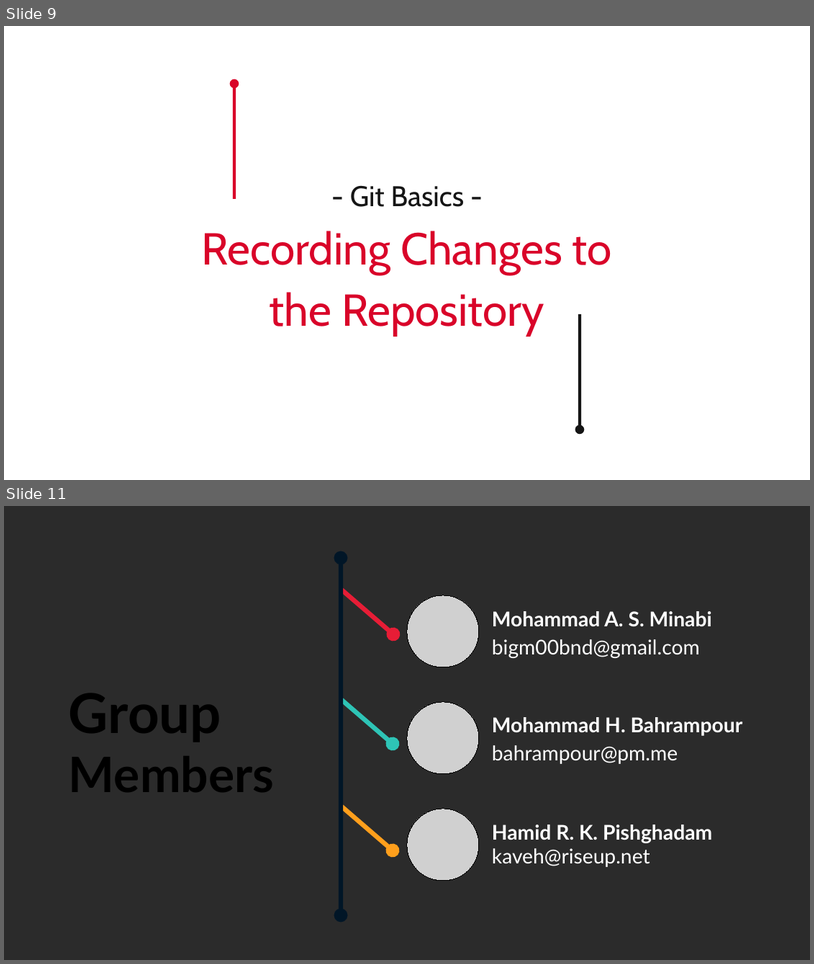
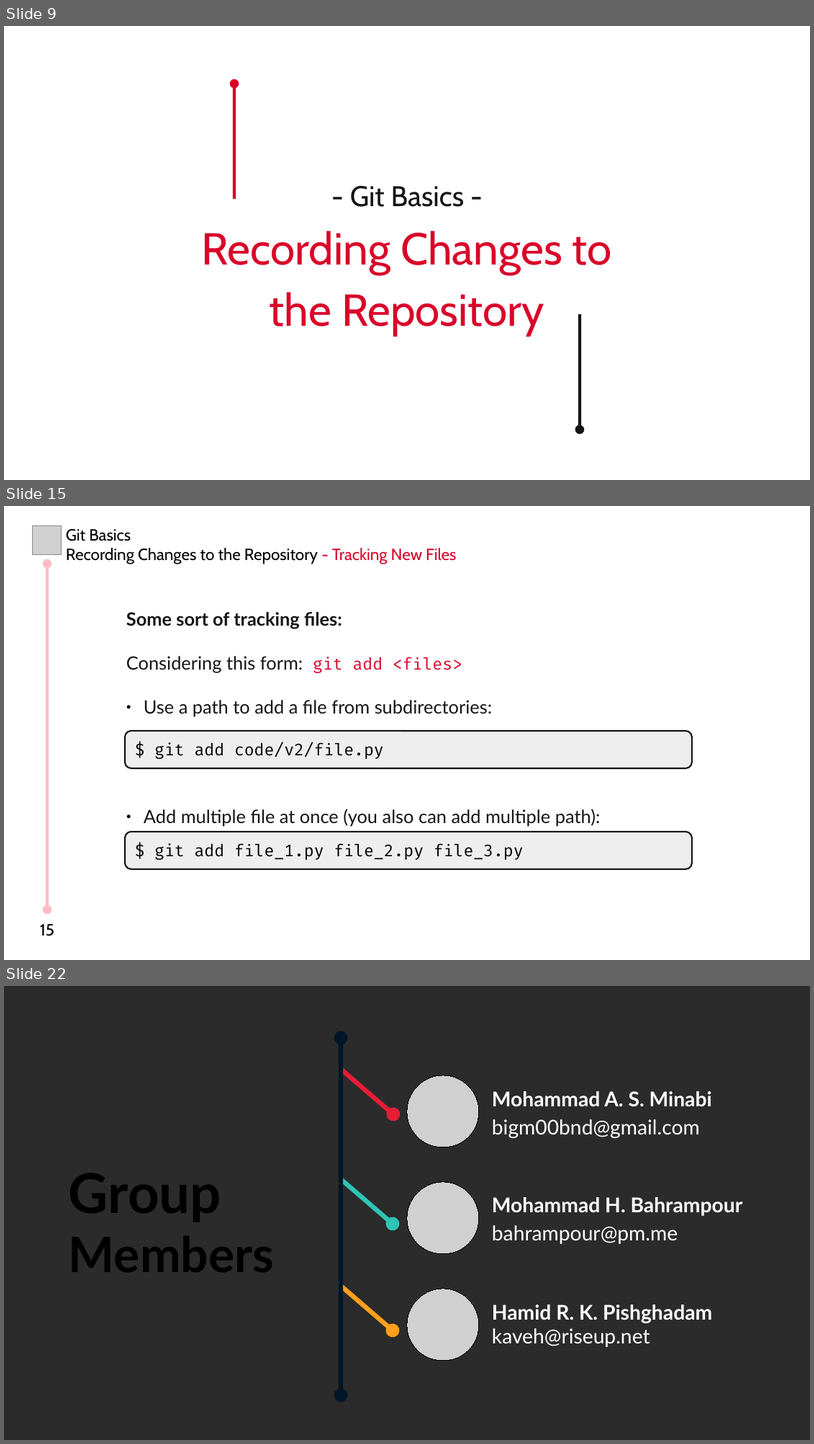
Before and after one commit to MHBahrampour/git-presentation-files, a slide deck: Chapter 2/Chapter 2.odp. Shown one above the other, each under a label of ours: slides 9 and 11 before the commit, slides 9, 15 and 22 after it; the slides between them are not shown. The pictures are 814x964 and 814x1444 pixels, drawn with LibreOffice and Linux fonts; fonts in the diff are those of the drawing; grey boxes stand for pictures; background and template pictures are left out; a plain dark background stands for a picture behind light text. Boxes give left, top, right and bottom in pixels: in the first picture for what was removed or moved away, otherwise in the second. Text is boxed around its words. In the diff, an @@ line names an element or a change of style, - is before the commit and + after.

```diff
--- a/Chapter 2/Chapter 2.odp
+++ b/Chapter 2/Chapter 2.odp
@@ slide 15 added at [4, 506, 810, 960], background #FFFFFF @@
@@ picture added at [33, 526, 61, 555] @@
@@ text added at [66, 529, 456, 564], 16 pt, text #000000 @@
+Git Basics
+Recording Changes to the Repository - Tracking New Files
@@ double arrow added from (47, 564) to (47, 909), #FCBDC8 3 pt @@
@@ text added at [126, 612, 601, 826], 18 pt, text #151515 @@
+Some sort of tracking files:
+Considering this form: git add <files>
+● Use a path to add a file from subdirectories:
+● Add multiple file at once (you also can add multiple path):
@@ rounded rectangle added at [125, 731, 692, 768], fill #EEEEEE, outline #151515 1.5 pt, 16 pt, text #000000 @@
+$ git add code/v2/file.py
@@ rounded rectangle added at [125, 831, 692, 869], fill #EEEEEE, outline #151515 1.5 pt, 16 pt, text #000000 @@
+$ git add file_1.py file_2.py file_3.py
@@ text added at [40, 924, 54, 936], 16 pt, text #000000 @@
+15
@@ what was slide 11 is now slide 22 @@
```
Also in this commit, not shown: 2 slides changed, 10 other slides added.
